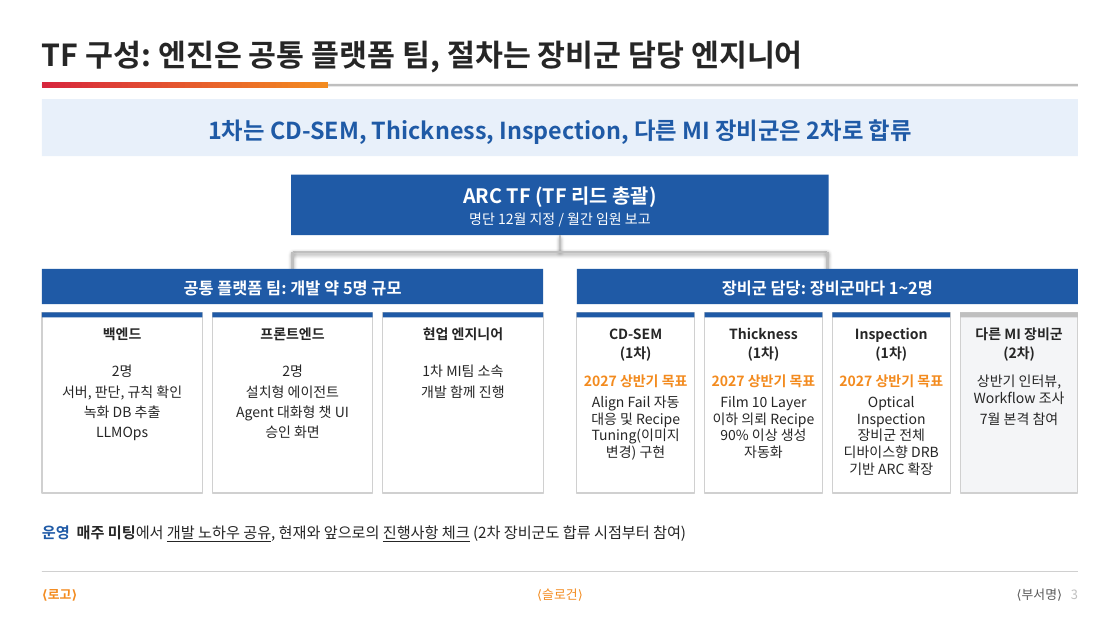
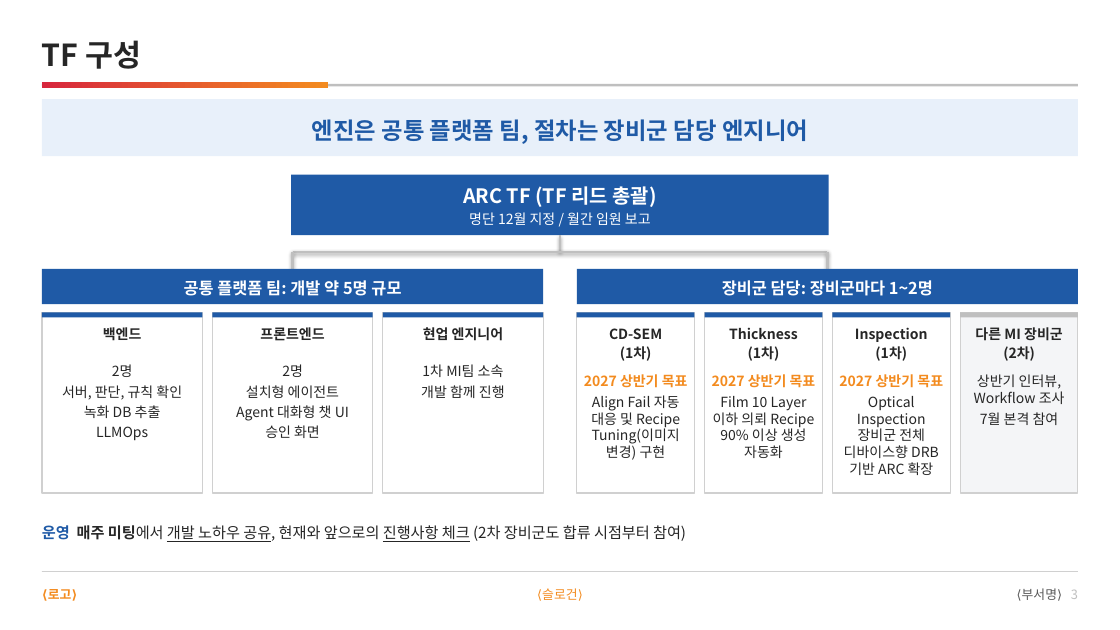
Before and after one commit to DarrenKoi/pm_notes, a slide deck: slide 3 of my-task/arc-tf/deliverables/arc-tf-proposal.pptx. Drawn at 1120x630 pixels with LibreOffice and Linux fonts; fonts in the diff are those of the drawing. Boxes give left, top, right and bottom in pixels: in the first picture for what was removed or moved away, otherwise in the second. Text is boxed around its words. In the diff, an @@ line names an element or a change of style, - is before the commit and + after.

```diff
--- a/my-task/arc-tf/deliverables/arc-tf-proposal.pptx
+++ b/my-task/arc-tf/deliverables/arc-tf-proposal.pptx
@@ text at box(42, 40, 142, 69): text changed @@
-TF 구성: 엔진은 공통 플랫폼 팀, 절차는 장비군 담당 엔지니어
+TF 구성
@@ text at box(312, 119, 808, 144): text changed @@
-1차는 CD-SEM, Thickness, Inspection, 다른 MI 장비군은 2차로 합류
+엔진은 공통 플랫폼 팀, 절차는 장비군 담당 엔지니어
```
Also in this commit, not shown: 5 other slides changed, 8 other files.
